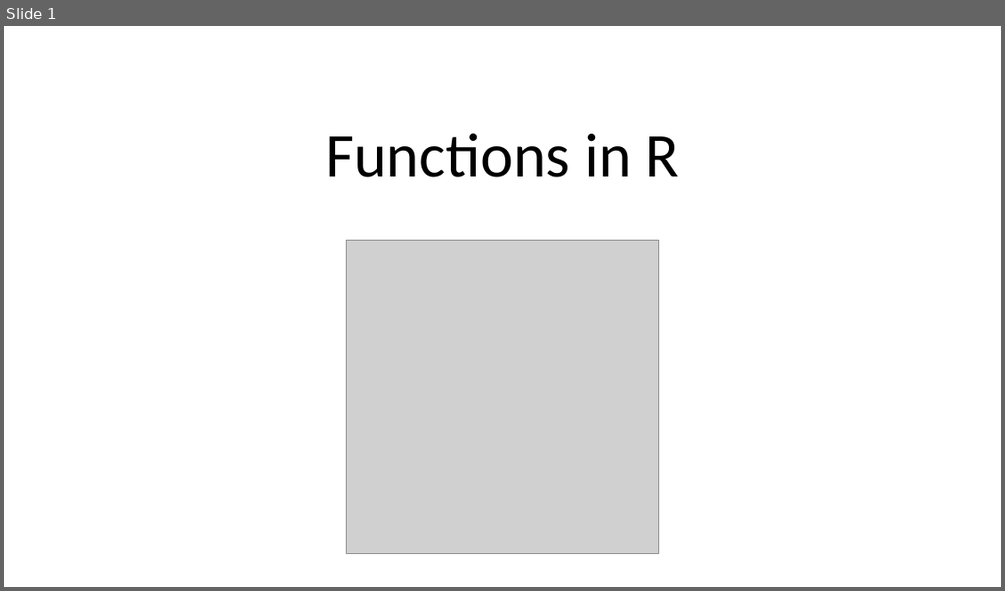
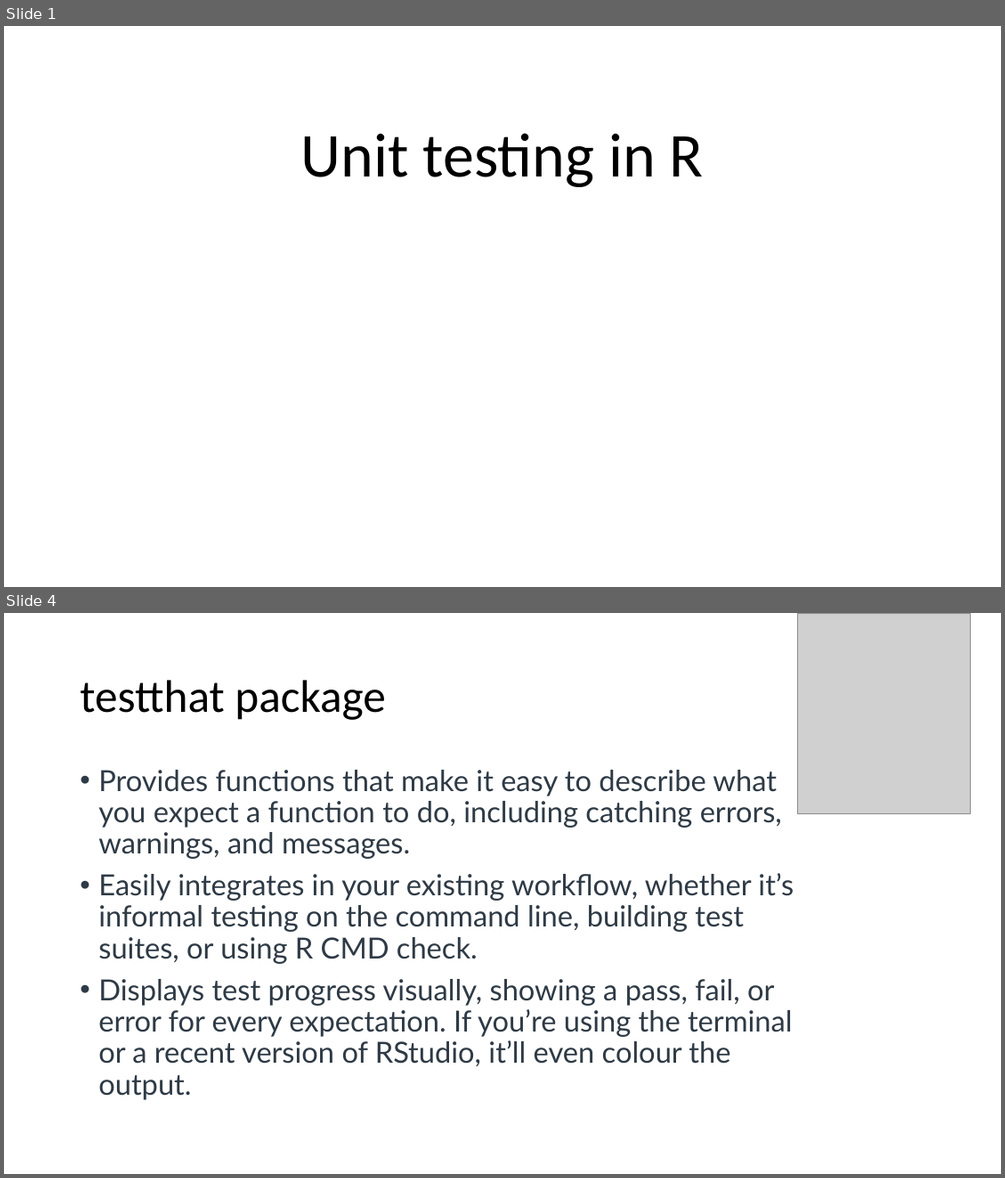
Before and after one commit to sophiefeldmanbright/ScHARR-open-science-workshop, a slide deck: content/resources/unit testing/unit-testing.pptx. Shown one above the other, each under a label of ours: slide 1 before the commit, slides 1 and 4 after it; the slides between them are not shown. The pictures are 1005x591 and 1005x1178 pixels, drawn with LibreOffice and Linux fonts; fonts in the diff are those of the drawing; grey boxes stand for pictures. Boxes give left, top, right and bottom in pixels: in the first picture for what was removed or moved away, otherwise in the second. Text is boxed around its words. In the diff, an @@ line names an element or a change of style, - is before the commit and + after.

```diff
--- a/content/resources/unit testing/unit-testing.pptx
+++ b/content/resources/unit testing/unit-testing.pptx
@@ slide 4 added at box(4, 613, 1001, 1174), background #FFFFFF @@
@@ picture added at box(797, 613, 971, 813) @@
@@ title added at box(80, 680, 386, 720), 44 pt, text #000000 @@
+testthat package
@@ text added at box(98, 770, 793, 1100), 28 pt, text #2E3A45 @@
+• Provides functions that make it easy to describe what you expect a function to do, including catching errors, warnings, and messages.
+• Easily integrates in your existing workflow, whether it’s informal testing on the command line, building test suites, or using R CMD check.
+• Displays test progress visually, showing a pass, fail, or error for every expectation. If you’re using the terminal or a recent version of RStudio, it’ll even colour the output.
@@ slide 1 changed as well @@
@@ title at box(301, 133, 704, 187): text changed @@
-Functions in R
+Unit testing in R
@@ picture removed at box(346, 240, 659, 554) @@
```
Also in this commit, not shown: 2 other slides changed, 4 other slides added, 4 slides removed, 16 other files.
